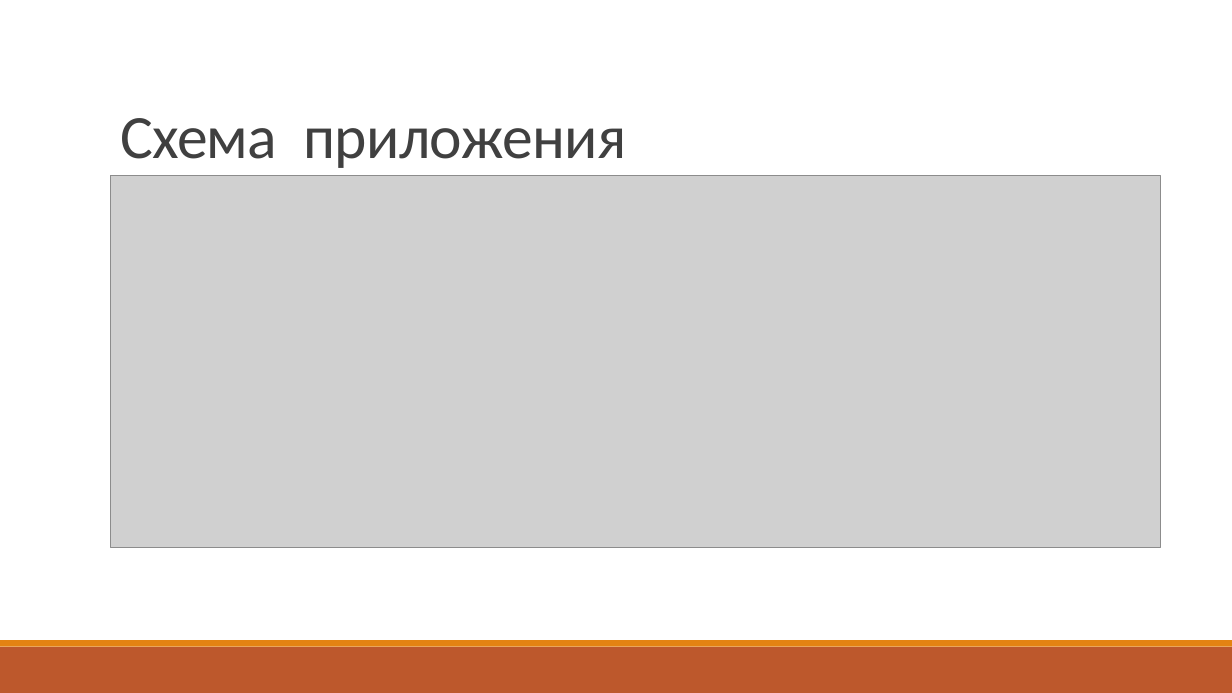
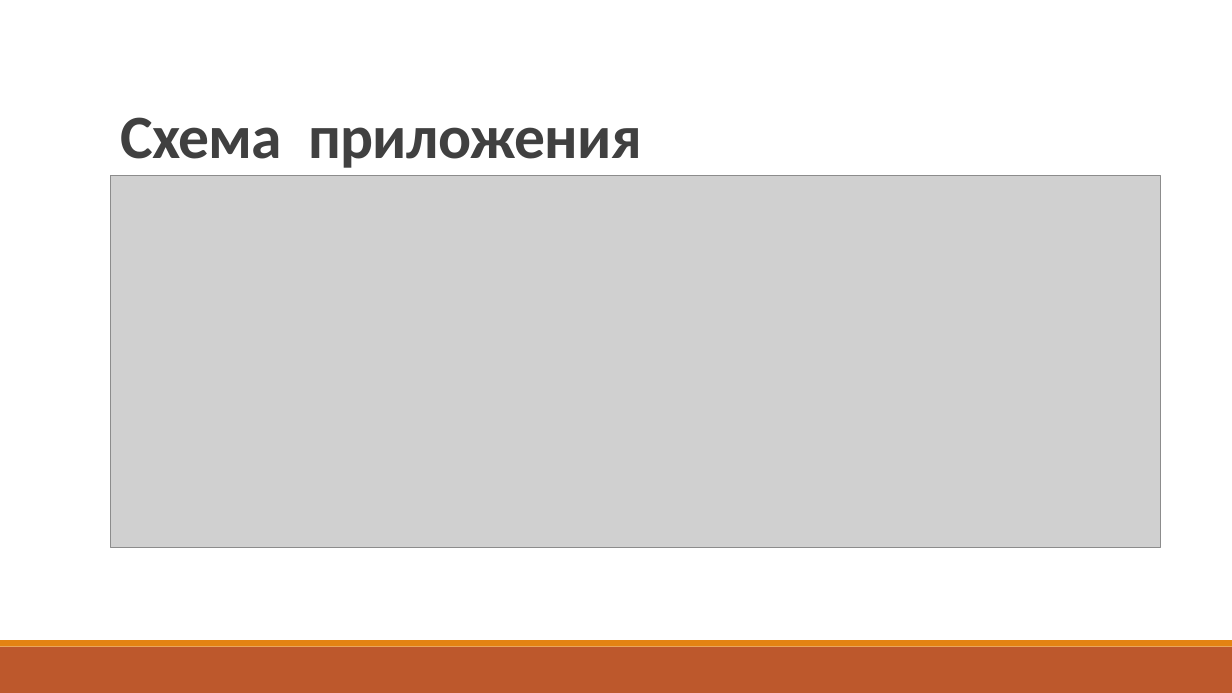
Before and after one commit to t44mas/Kino_mood, a slide deck: slide 4 of Презентация.pptx. Drawn at 1232x693 pixels with LibreOffice and Linux fonts; fonts in the diff are those of the drawing; grey boxes stand for pictures. Boxes give left, top, right and bottom in pixels: in the first picture for what was removed or moved away, otherwise in the second. Text is boxed around its words. In the diff, an @@ line names an element or a change of style, - is before the commit and + after.

```diff
--- a/Презентация.pptx
+++ b/Презентация.pptx
@@ title "Схема приложения" at <box>120,117,642,168</box>: bold on @@
```
Also in this commit, not shown: 4 other slides changed, 3 other files.
